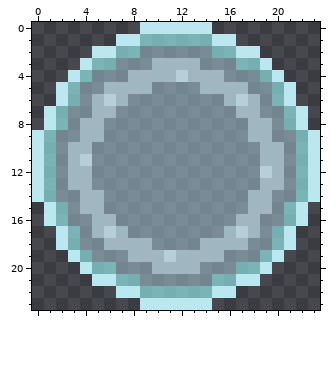
File history of a pixel-art file, Assets/Art/Tilesets/lazy susan.aseprite. Above is the file before it was changed.
24x24 pixels, 1 frame. Colours within 5 levels of each other are drawn and written as one.
New version:
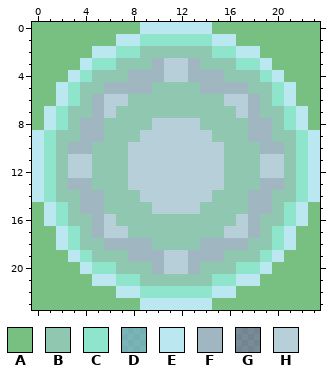
Palette (. is transparent): A #77c082  B #90c7b1  C #8ee5cc  D #9effff96  E #bbe8f0  F #a0b6c1  G #a9cedf80  H #b6cfd9
From old to new:
layer "BG" now shown
Changed rows in their new state; - is an unchanged pixel.
Layers "glass", "BG":
first column x 0:
 0 AAAAAAAAA------AAAAAAAAA
 1 AAAAAAA--CCCCCC--AAAAAAA
 2 AAAAA--CCBBBBBBCC--AAAAA
 3 AAAA-CCBBB-HH-BBBCC-AAAA
 4 AAA-CBBB---H----BBBC-AAA
 5 AA-CBB----BBBB----BBC-AA
 6 AA-CB--HBBBBBBBBH--BC-AA
 7 A-CBB-HBBBBBBBBBBH-BBC-A
 8 A-CB--BBBBHHHHBBBB--BC-A
 9 -CBB--BBBHHHHHHBBB--BBC-
10 -CB--BBBHHHHHHHHBBB--BC-
11 -CBH-BBBHHHHHHHHBBBHHBC-
12 -CBHHBBBHHHHHHHHBBB-HBC-
13 -CB--BBBHHHHHHHHBBB--BC-
14 -CBB--BBBHHHHHHBBB--BBC-
15 A-CB--BBBBHHHHBBBB--BC-A
16 A-CBB-HBBBBBBBBBBH-BBC-A
17 AA-CB--HBBBBBBBBH--BC-AA
18 AA-CBB----BBBB----BBC-AA
19 AAA-CBBB----H---BBBC-AAA
20 AAAA-CCBBB-HH-BBBCC-AAAA
21 AAAAA--CCBBBBBBCC--AAAAA
22 AAAAAAA--CCCCCC--AAAAAAA
23 AAAAAAAAA------AAAAAAAAA
Pixel boxes of the changes (left, top, right, bottom) in both pictures:
changed: (32, 22, 320, 310)
